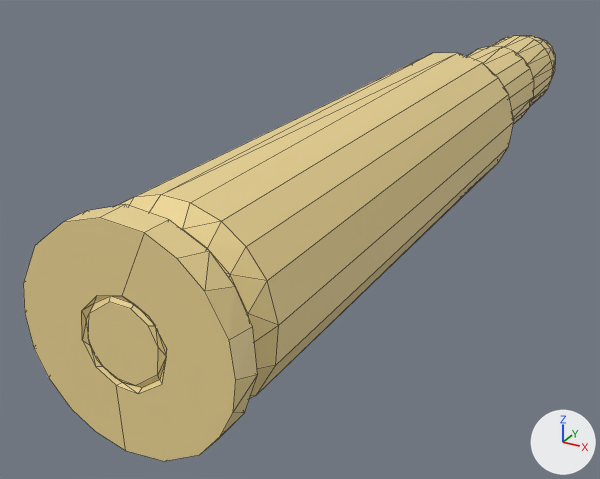
The Blender file 50 BMG Round/50 BMG Round.blend, before and after one commit.
Rendered twice from a camera (50 mm lens) standing at (0.0402, -0.1033, 0.0344) and looking at (-0.0138, -0.0052, -0.0147). Lighting does not change. The marker at lower right points along +X, +Y and +Z. The picture after the commit comes second. Mesh edges are drawn as thin lines.
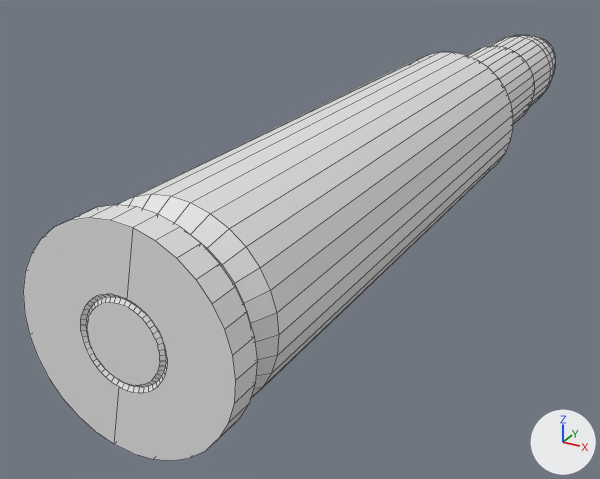
Commit message: 50BMG Revert

What changed in the scene script:
```text
Change me_cylinder:
    where me_cylinder.from_pydata(...)  # 690 vertices, 612 faces; spans x -0.32..0.32, y -0.32..0.32, z -1.43..1.9
    remove me_cylinder.materials.append(mat_material)  # yellow #eed794
Change ob_cylinder:
    remove _m = ob_cylinder.modifiers.new('Decimate', 'DECIMATE')
    remove _m.ratio = 0.4
```

Location of each change, [x1, y1, x2, y2] in pixels of the pictures (600 x 479 px):
'Cylinder', recoloured, modifiers changed (yellow to white): [23, 35, 556, 461] in both
